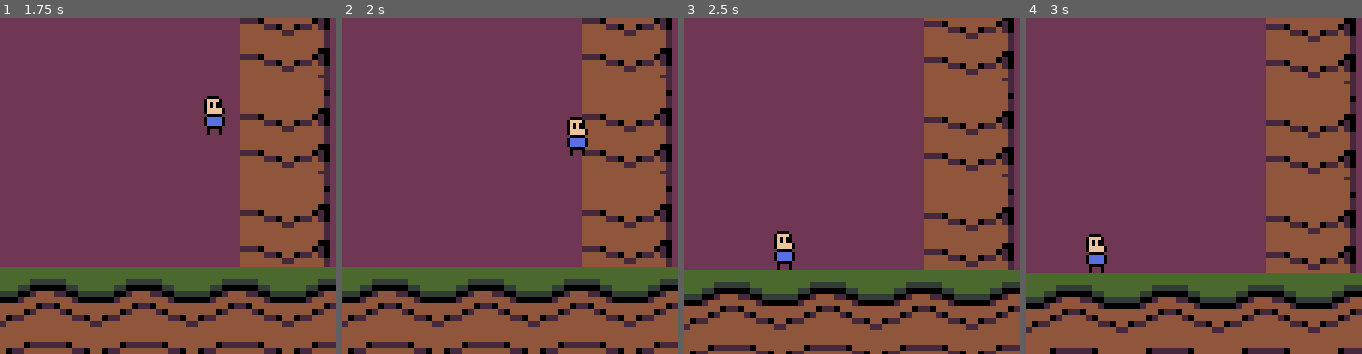
Above: before the commit, frames 1-4 (left to right).
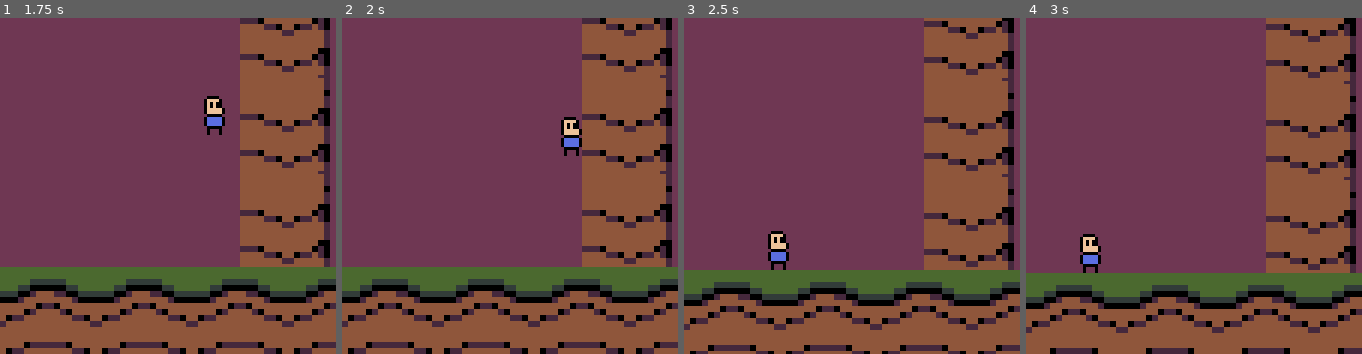
Above: after the commit, the same moments.

Repository: alfredmakes/LD54-Limited-Space
Game: Godot game, scene res://scenes/main.tscn
Same seed, same stepped clock (60 frames per second), same inputs: the game is played once before the commit and once after it.
Inputs:
- Up to frame 1 (1.75 s): tap Enter (ui_accept) at 0.5, 0.77, 1.52 s; hold Right (ui_right) from 0.53 s (still down)
- Up to frame 2 (2 s): keep holding Right (ui_right)
- Up to frame 3 (2.5 s): release Right (ui_right) at 2.03 s; hold Left (ui_left) from 2.03 s (still down)
- Up to frame 4 (3 s): release Left (ui_left) at 2.78 s; hold Right (ui_right) from 2.78 s (still down)
The pictures show only the part of the screen within x 50-100%, y 50-100%; the shares and areas given below are measured in that part.

Frame 1 is identical in both runs. In frame 2, 0.5% of the frame differs, in the area x 65-74%, y 29-42%; in frame 3, 0.5%; in frame 4, 0.5%.

Commit message:
Tidier shapes

Diff:
--- a/scenes/main.tscn
+++ b/scenes/main.tscn
@@ -9,10 +9,10 @@
 [ext_resource type="PackedScene" uid="uid://dccy8muv5iico" path="res://scenes/terrain/terrain.tscn" id="5_go5t6"]
 
 [sub_resource type="RectangleShape2D" id="RectangleShape2D_ytum5"]
-size = Vector2(30, 2405)
+size = Vector2(32, 256)
 
 [sub_resource type="RectangleShape2D" id="RectangleShape2D_q3jkb"]
-size = Vector2(30, 2380)
+size = Vector2(32, 256)
 
 [sub_resource type="RectangleShape2D" id="RectangleShape2D_u2yqn"]
 size = Vector2(160, 32)
@@ -34,7 +34,7 @@
 sync_to_physics = false
 
 [node name="CollisionShape2D" type="CollisionShape2D" parent="GamePosition/LeftWall"]
-position = Vector2(15, -16)
+position = Vector2(16, 96)
 shape = SubResource("RectangleShape2D_ytum5")
 
 [node name="RightWall" type="AnimatableBody2D" parent="GamePosition"]
@@ -42,7 +42,7 @@
 sync_to_physics = false
 
 [node name="CollisionShape2D" type="CollisionShape2D" parent="GamePosition/RightWall"]
-position = Vector2(17, -14)
+position = Vector2(16, 96)
 shape = SubResource("RectangleShape2D_q3jkb")
 
 [node name="BlockSpawnTimer" type="Timer" parent="."]
--- a/scenes/obstacles/block.gd
+++ b/scenes/obstacles/block.gd
@@ -9,7 +9,7 @@
 func _physics_process(delta: float) -> void:
 	var collision: KinematicCollision2D = KinematicCollision2D.new()
 	if test_move(transform, Vector2(0, fall_speed * delta), collision, 0.001):
-		print(self, " ", position, " collided with ", collision.get_collider(), " ", collision.get_collider().position)
+#		print(self, " ", position, " collided with ", collision.get_collider(), " ", collision.get_collider().position)
 		if collision.get_collider().is_in_group("Player"):
 
 			var player = collision.get_collider() as CharacterBody2D
